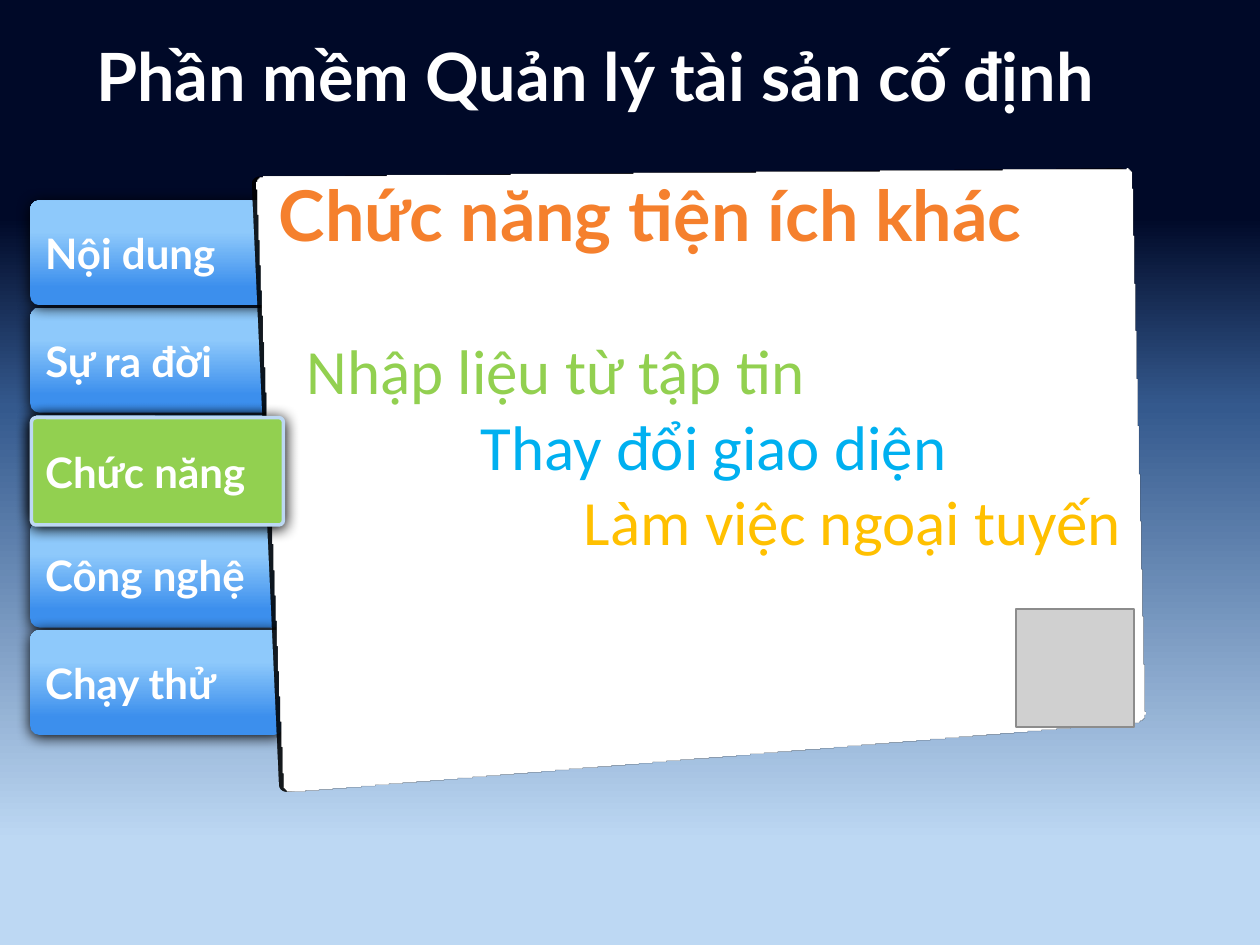
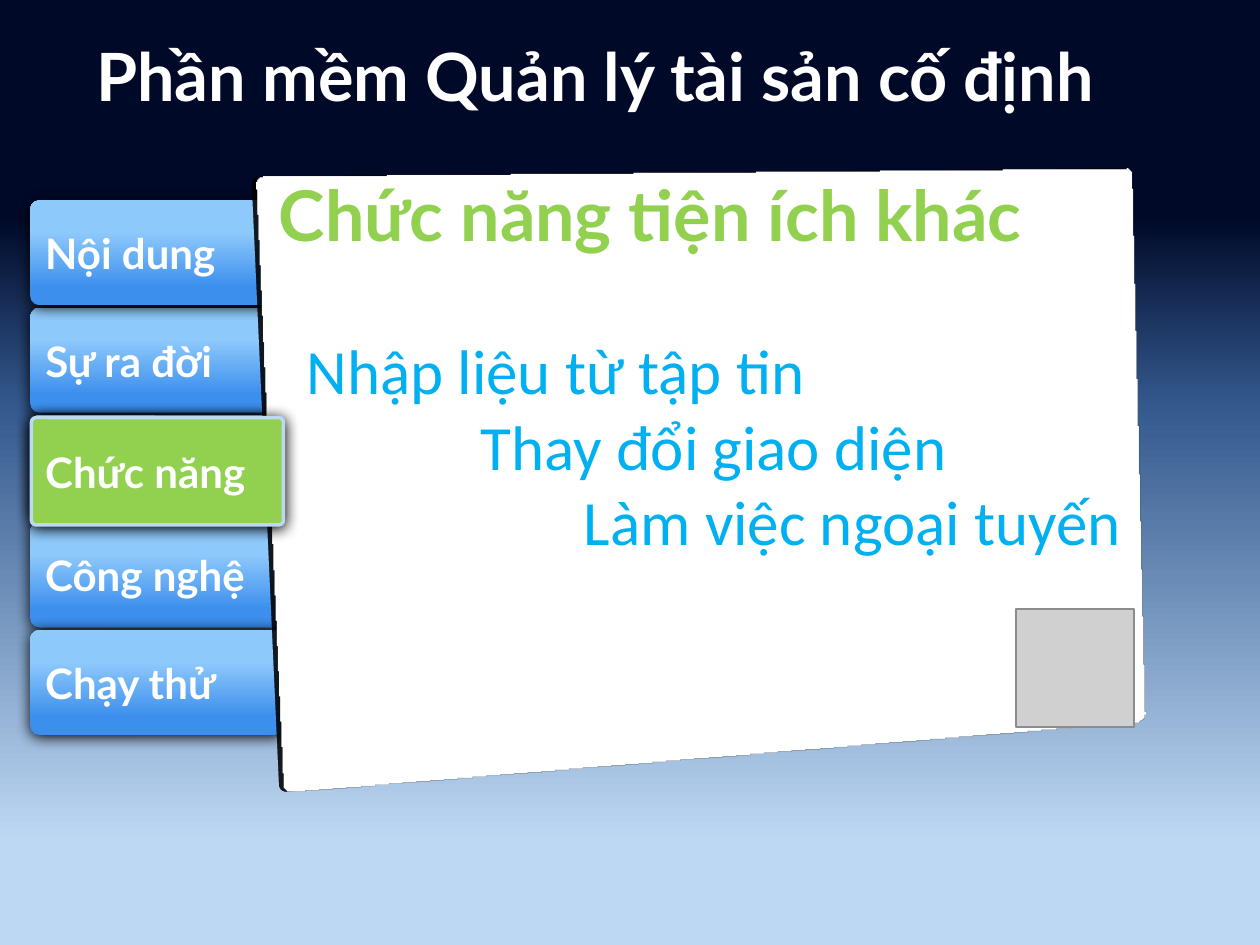
Before and after one commit to tuanhud/QuanLyTaiSan, a slide deck: slide 8 of _BaoCao/Báo cáo Tài sản cố định/Thuyết trình.pptx. Drawn at 1260x945 pixels with LibreOffice and Linux fonts; fonts in the diff are those of the drawing; grey boxes stand for pictures. Boxes give left, top, right and bottom in pixels: in the first picture for what was removed or moved away, otherwise in the second. Text is boxed around its words. In the diff, an @@ line names an element or a change of style, - is before the commit and + after.

```diff
--- a/_BaoCao/Báo cáo Tài sản cố định/Thuyết trình.pptx
+++ b/_BaoCao/Báo cáo Tài sản cố định/Thuyết trình.pptx
@@ text "Chức năng tiện ích khác" at (629, 189, 1021, 254): text colour #F5802D to #92D050 @@
@@ text at (306, 349, 1120, 556): text colour #92D050 to #00B0F0 in "Nhập liệu từ tập tin"; text colour #FFC000 to #00B0F0 in "Làm việc ngoại tuyến" @@
```
Also in this commit, not shown: 11 other slides changed, 1 slide added, 2 other files.
